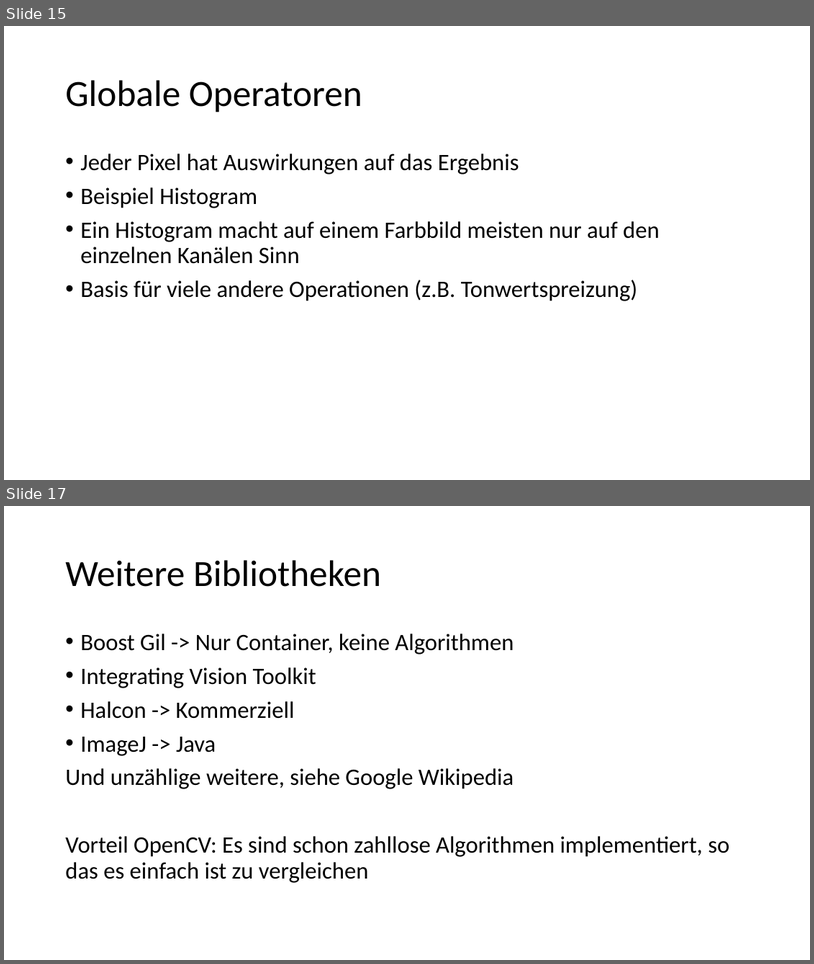
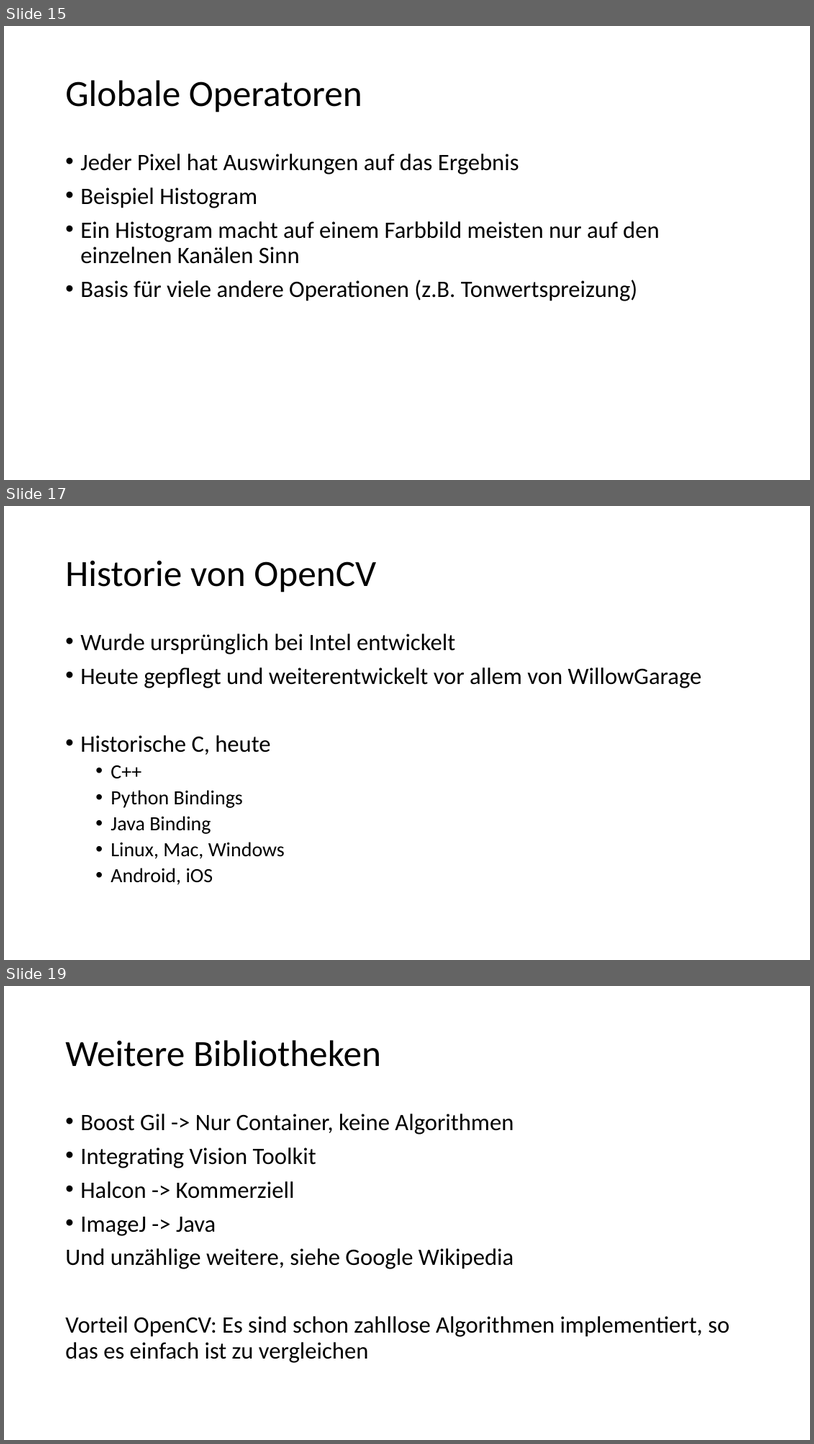
Before and after one commit to uwearzt/Bildverarbeitung-OpenCV, a slide deck: ppt/Bildverarbeitung-OpenCV.pptx. Shown one above the other, each under a label of ours: slides 15 and 17 before the commit, slides 15, 17 and 19 after it; the slides between them are not shown. The pictures are 814x964 and 814x1444 pixels, drawn with LibreOffice and Linux fonts; fonts in the diff are those of the drawing. Boxes give left, top, right and bottom in pixels: in the first picture for what was removed or moved away, otherwise in the second. Text is boxed around its words. In the diff, an @@ line names an element or a change of style, - is before the commit and + after.

```diff
--- a/ppt/Bildverarbeitung-OpenCV.pptx
+++ b/ppt/Bildverarbeitung-OpenCV.pptx
@@ slide 17 added at box(4, 506, 810, 960), background #FFFFFF @@
@@ title added at box(65, 560, 376, 592), 44 pt, text #000000 @@
+Historie von OpenCV
@@ text added at box(80, 633, 702, 885), 28 pt, text #000000 @@
+• Wurde ursprünglich bei Intel entwickelt
+• Heute gepflegt und weiterentwickelt vor allem von WillowGarage
+• Historische C, heute
+  • C++
+  • Python Bindings
+  • Java Binding
+  • Linux, Mac, Windows
+  • Android, iOS
@@ what was slide 17 is now slide 19 @@
```
Also in this commit, not shown: 1 slide changed, 1 other slide added, 1 other file.
